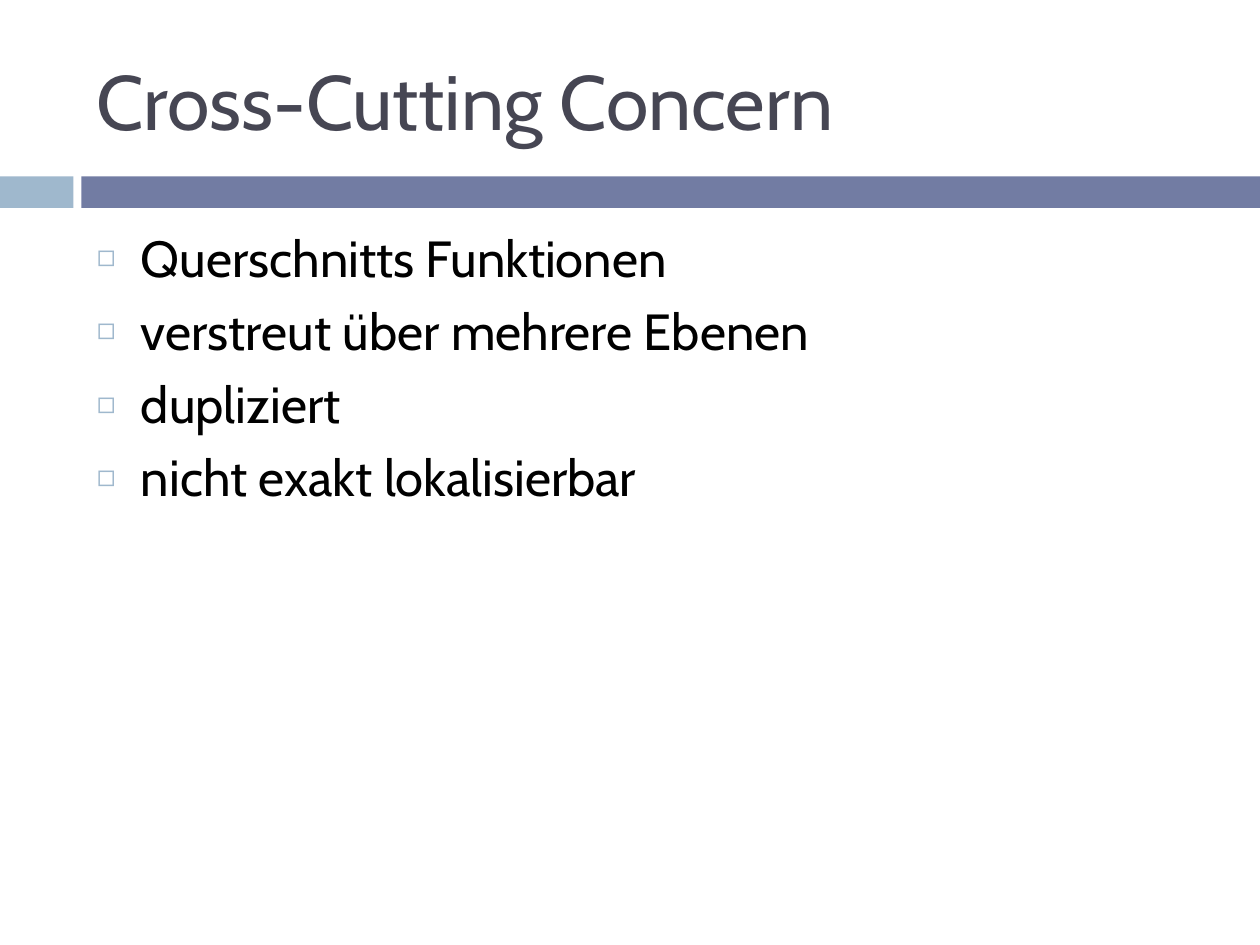
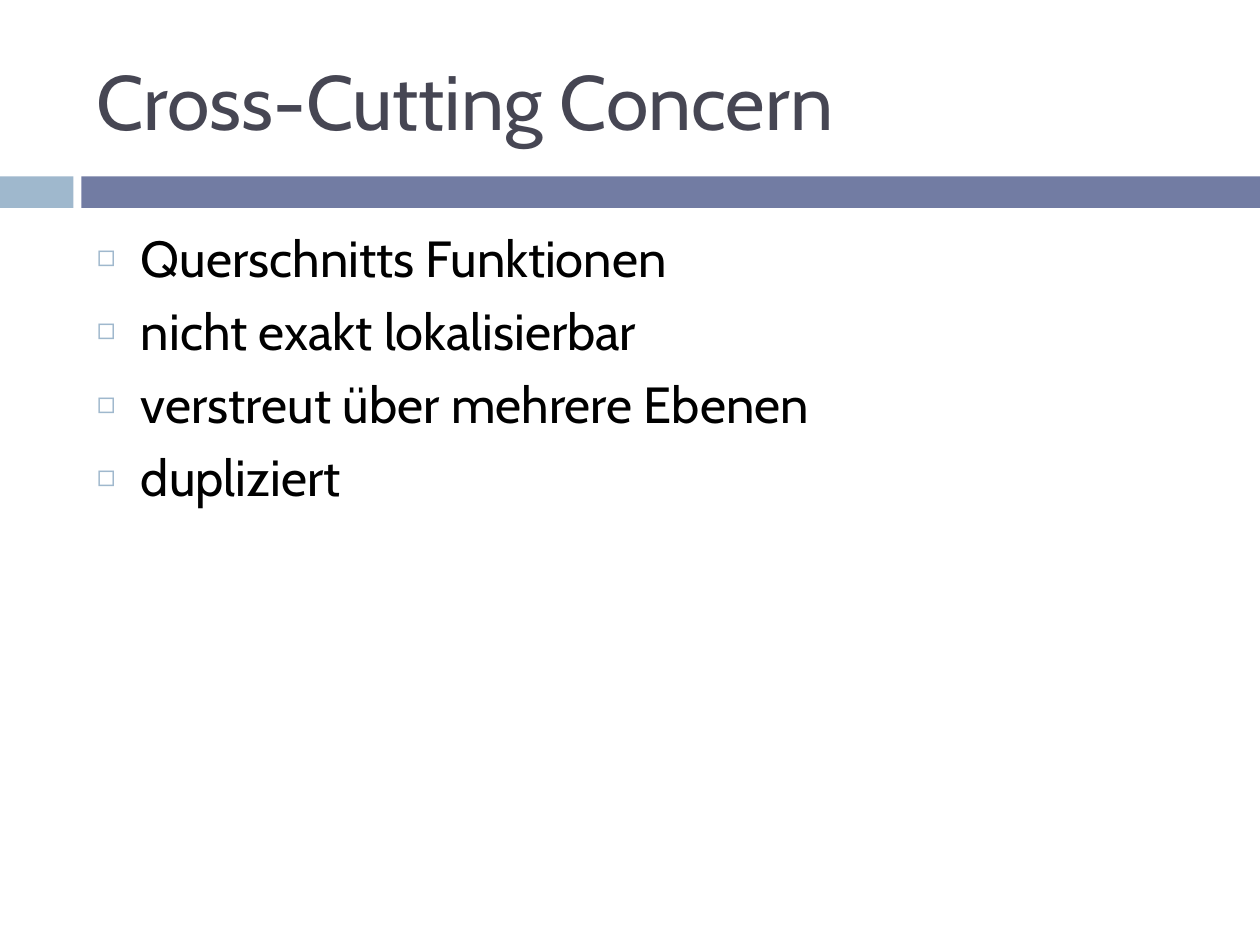
Before and after one commit to RainerW/sdc2012, a slide deck: slide 7 of presentation/aop.pptm. Drawn at 1260x945 pixels with LibreOffice and Linux fonts; fonts in the diff are those of the drawing. Boxes give left, top, right and bottom in pixels: in the first picture for what was removed or moved away, otherwise in the second. Text is boxed around its words. In the diff, an @@ line names an element or a change of style, - is before the commit and + after.

```diff
--- a/presentation/aop.pptm
+++ b/presentation/aop.pptm
@@ text at <box>141,312,636,351</box>: paragraph added @@
+◻ nicht exakt lokalisierbar
@@ text at <box>141,458,636,497</box>: paragraph removed @@
-◻ nicht exakt lokalisierbar
```
Also in this commit, not shown: 4 other slides changed, 2 other files.
